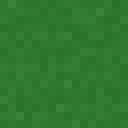
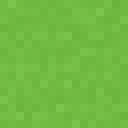
Layer changes from the first (128, 128) image to the second:
painted on "Layer" over box(0, 0, 128, 128)
